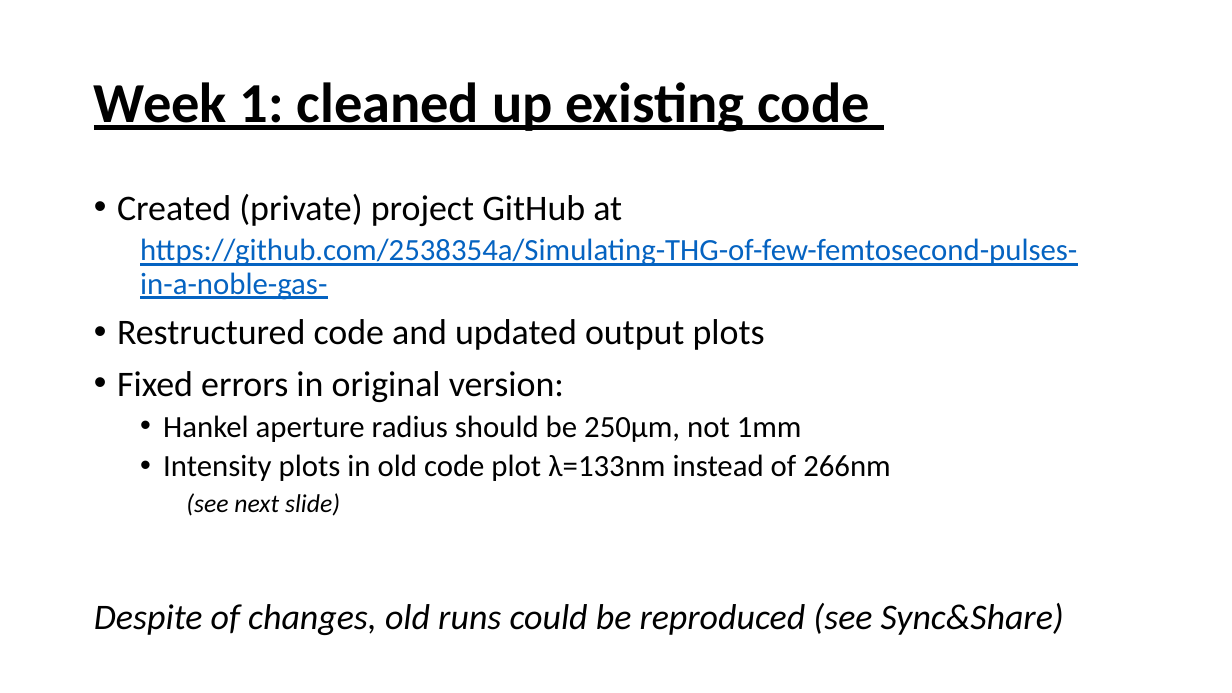
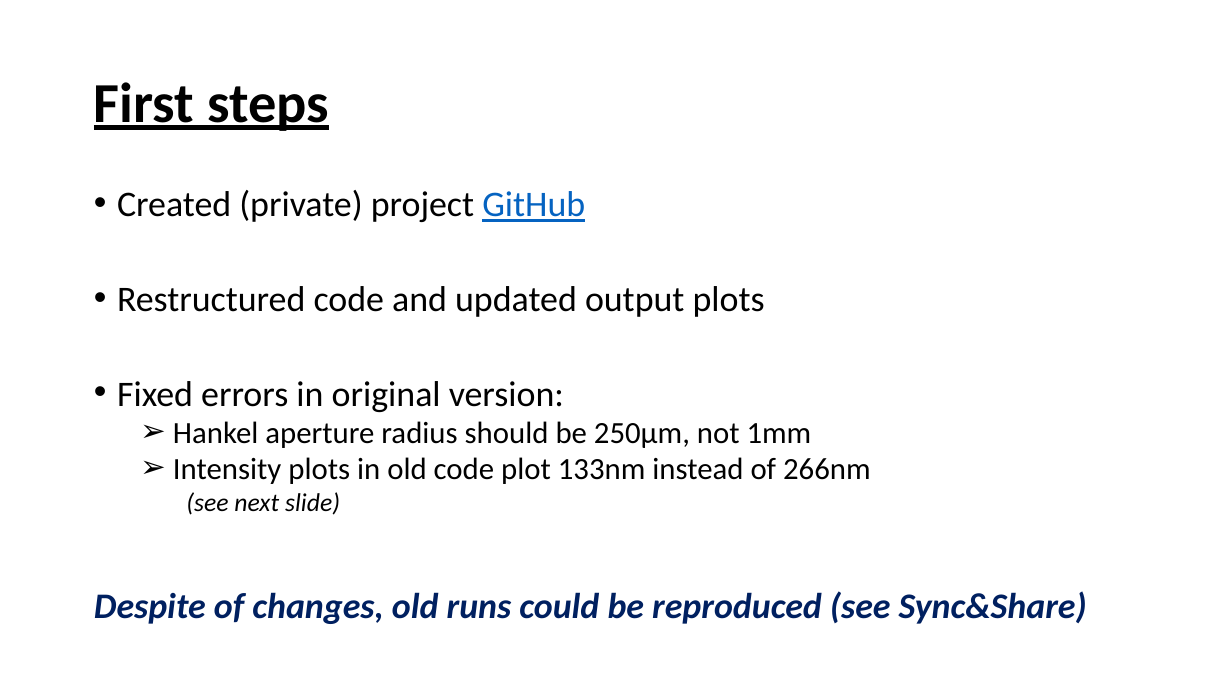
Before and after one commit to david-f-amorim/Simulating-THG-of-few-femtosecond-pulses-in-a-noble-gas-, a slide deck: slide 2 of presentations/DESY - Updates Week 1&2.pptx. Drawn at 1232x693 pixels with LibreOffice and Linux fonts; fonts in the diff are those of the drawing. Boxes give left, top, right and bottom in pixels: in the first picture for what was removed or moved away, otherwise in the second. Text is boxed around its words. In the diff, an @@ line names an element or a change of style, - is before the commit and + after.

```diff
--- a/presentations/DESY - Updates Week 1&2.pptx
+++ b/presentations/DESY - Updates Week 1&2.pptx
@@ title at <box>94,82,329,131</box>: text changed @@
-Week 1: cleaned up existing code
+First steps
@@ text at <box>117,190,585,222</box>: text changed; size 24 to 28 pt; text colour #0563C1 to #000000 @@
-• Created (private) project GitHub at
-  https://github.com/2538354a/Simulating-THG-of-few-femtosecond-pulses-in-a-noble-gas-
+• Created (private) project GitHub
@@ text at <box>94,286,1087,624</box>: text colour #000000 to #002060, bold on in "Despite of changes, old runs could be ..."; line spacing 0.9 to 0.8; bullet • to ➢ @@
@@ text at <box>173,457,871,484</box>: text changed @@
-  • Intensity plots in old code plot λ=133nm instead of 266nm
+  ➢ Intensity plots in old code plot 133nm instead of 266nm
```
Also in this commit, not shown: 11 other slides changed, 4 slides added, 4 slides removed, 2 other files.
